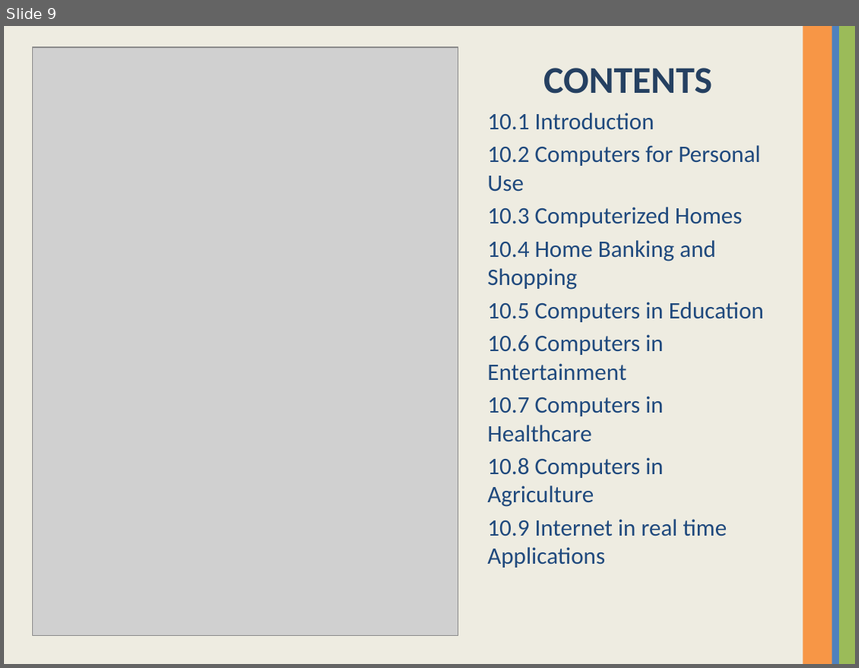
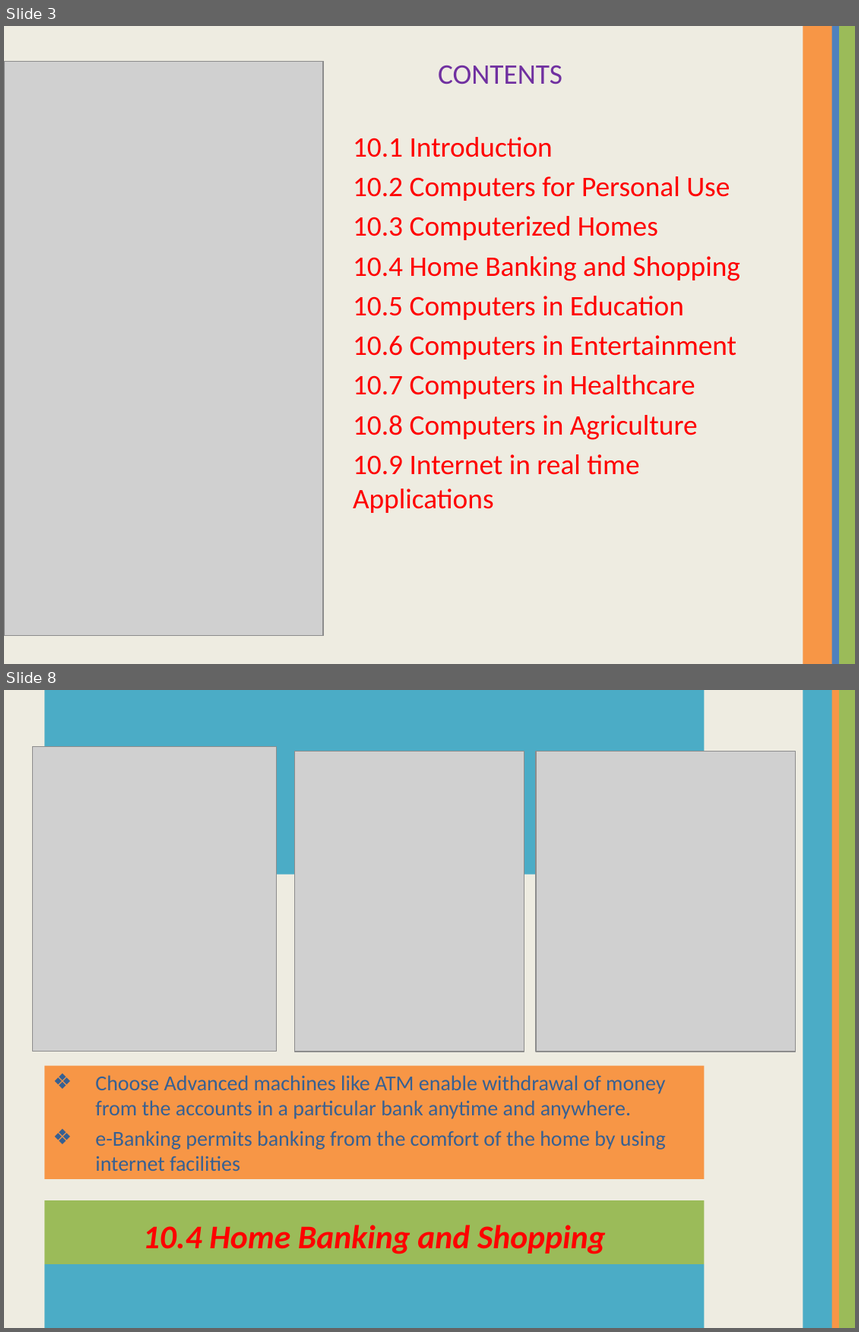
Before and after one commit to Suwetha/Suwetha, a slide deck: COMPUTER.pptx. Shown one above the other, each under a label of ours: slide 9 before the commit, slides 3 and 8 after it; the slides between them are not shown. The pictures are 859x668 and 859x1332 pixels, drawn with LibreOffice and Linux fonts; fonts in the diff are those of the drawing; grey boxes stand for pictures. Boxes give left, top, right and bottom in pixels: in the first picture for what was removed or moved away, otherwise in the second. Text is boxed around its words. In the diff, an @@ line names an element or a change of style, - is before the commit and + after.

```diff
--- a/COMPUTER.pptx
+++ b/COMPUTER.pptx
@@ slide 8 added at [4, 690, 855, 1328], background #EEECE1; not listed: 1 template element that a slide beside it also shows @@
@@ rectangle added at [45, 690, 705, 875], fill #4BACC6 @@
@@ rectangle added at [803, 691, 832, 1328], fill #4BACC6 @@
@@ rectangle added at [832, 690, 839, 1328], fill #F79646 @@
@@ picture added at [32, 747, 275, 1052] @@
@@ picture added at [295, 752, 525, 1052] @@
@@ picture added at [536, 752, 796, 1052] @@
@@ text added at [45, 1066, 705, 1179], fill #F79646, 18 pt, text #376092 @@
+❖ Choose Advanced machines like ATM enable withdrawal of money from the accounts in a particular bank anytime and anywhere.
+❖ e-Banking permits banking from the comfort of the home by using internet facilities
@@ text added at [45, 1201, 705, 1265], fill #9BBB59, 28 pt, text #FF0000, bold, italic @@
+10.4 Home Banking and Shopping
@@ rectangle added at [45, 1265, 705, 1328], fill #4BACC6 @@
@@ what was slide 9 is now slide 3 @@
@@ slide 3 changed as well @@
@@ text "CONTENTS": place and size @@
-text "CONTENTS" at [487, 68, 764, 568]
+text "CONTENTS" at [353, 66, 740, 513]
@@ text "CONTENTS" at [353, 66, 740, 513]: size 32 to 24 pt, text colour #254061 to #7030A0, bold off in "CONTENTS"; size 20 to 24 pt, text colour #1F497D to #FF0000; alignment centre to left; less space between paragraphs @@
@@ picture added at [4, 62, 323, 636] @@
@@ picture: place and size @@
-picture at [32, 47, 458, 636]
+picture at [11, 62, 323, 636]
```
Also in this commit, not shown: 2 other slides changed, 31 other slides added, 6 slides removed.
